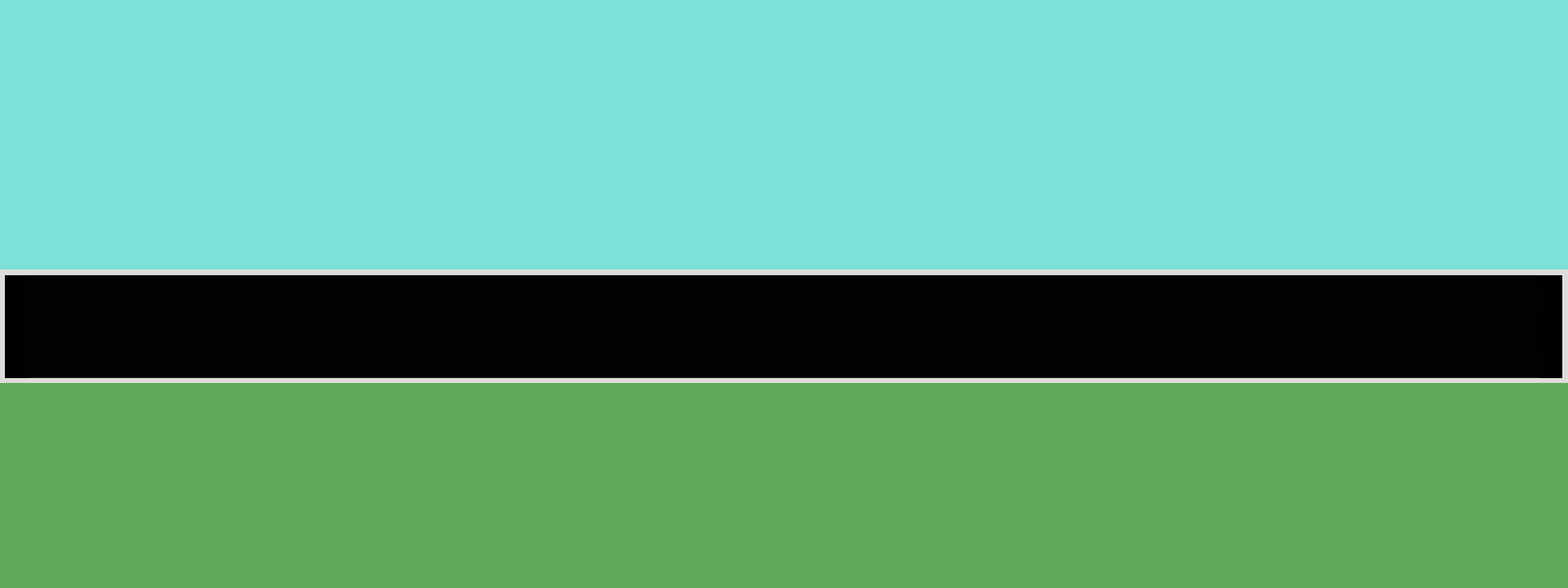
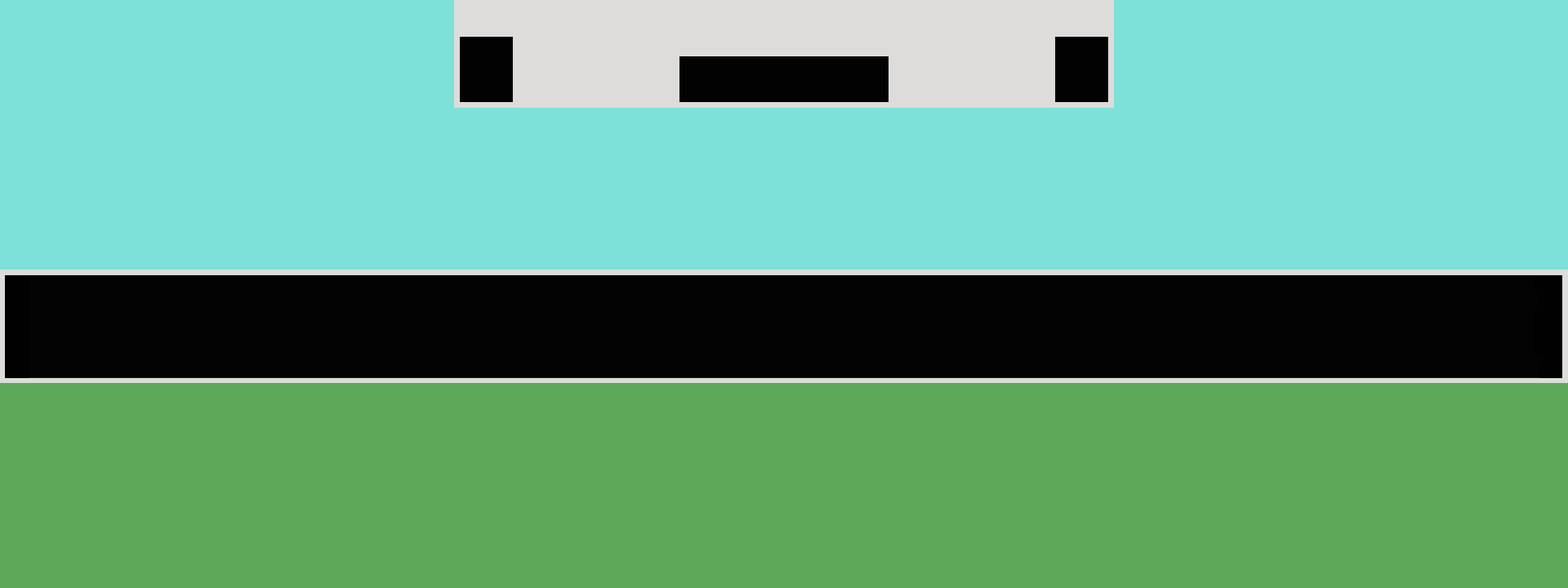
The second 1568 × 588 image is a revision of the first. Changes to its layers:
added layer "FlattenedBanner" above "Banner copy" over [454, 0, 1114, 108]
added group "Banner" (1st of 2) with 4 layers above "Goals" over [454, 0, 1114, 108]
added layer "Layer 2" in group "Banner" over [1055, 36, 1109, 103]
added layer "Layer 1" in group "Banner" over [459, 36, 513, 103]
added layer "Time" in group "Banner" over [679, 56, 889, 103]
added layer "Banner" (2nd of 2, in "Banner") in group "Banner" over [454, 0, 1114, 108]
hid "Flattened" over [454, 0, 1114, 108]
